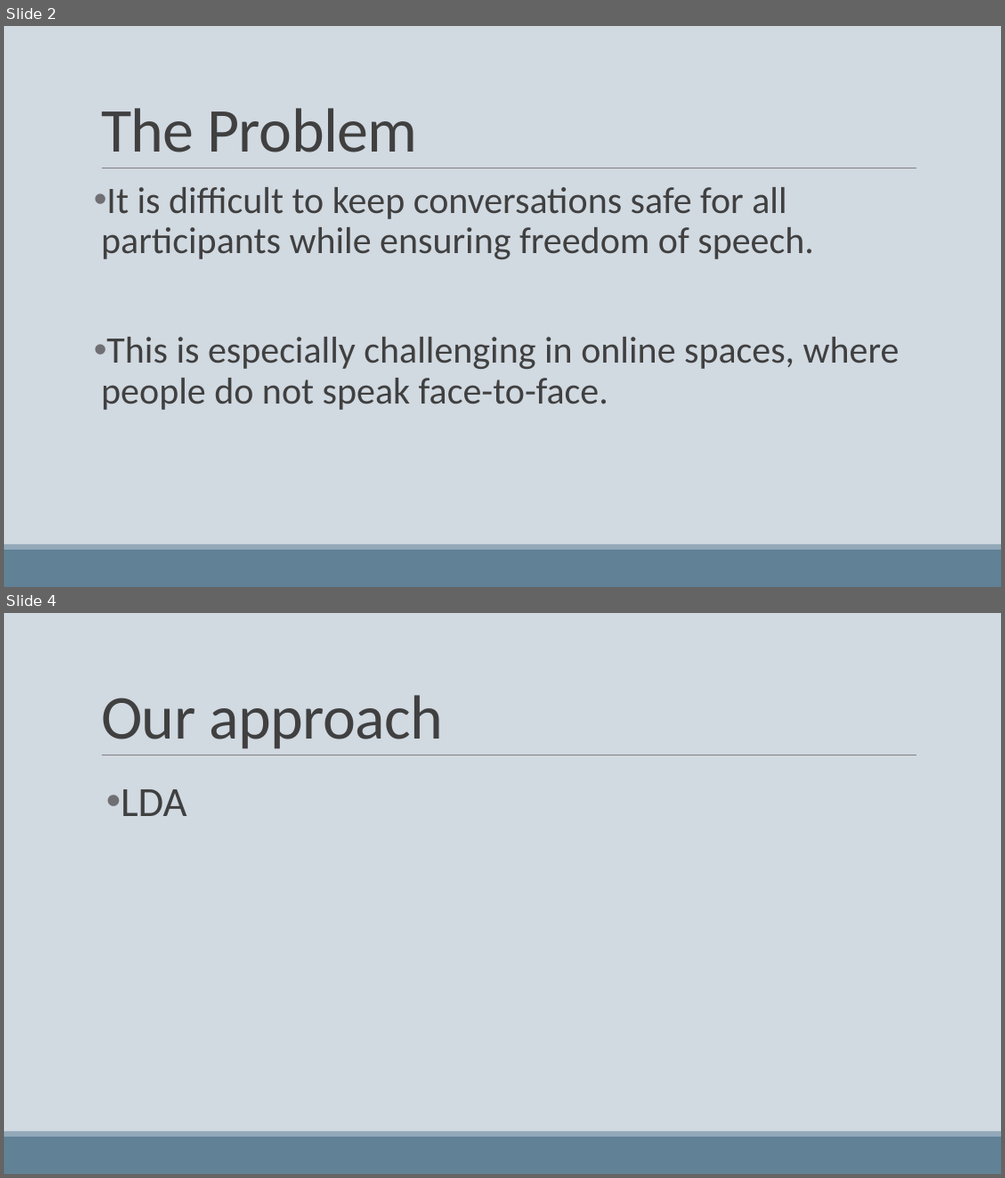
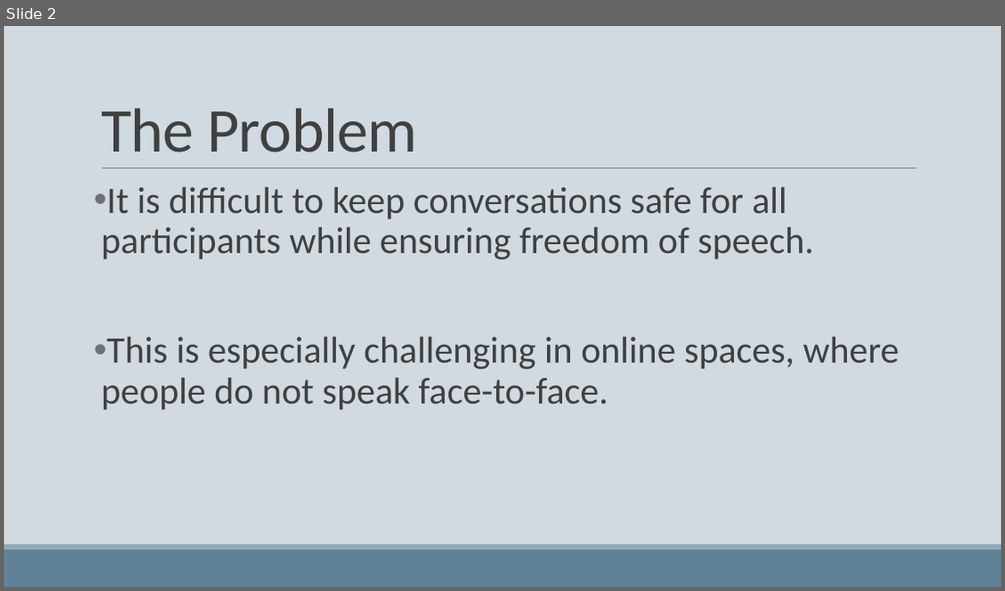
Before and after one commit to michizhou/toxic-comments-kaggle, a slide deck: hackathon_presentation.pptx. Shown one above the other, each under a label of ours: slides 2 and 4 before the commit, slide 2 after it; the slides between them are not shown. The pictures are 1005x1178 and 1005x591 pixels, drawn with LibreOffice and Linux fonts; fonts in the diff are those of the drawing. Boxes give left, top, right and bottom in pixels: in the first picture for what was removed or moved away, otherwise in the second. Text is boxed around its words. In the diff, an @@ line names an element or a change of style, - is before the commit and + after.

```diff
--- a/hackathon_presentation.pptx
+++ b/hackathon_presentation.pptx
@@ slide 4 removed at (4,613,1001,1174), background #D1D9E1; not listed: 3 template elements that a slide beside it also shows @@
@@ title removed at (101,695,443,749) @@
-Our approach
@@ text removed at (121,789,187,816) @@
-• LDA
```
Also in this commit, not shown: 1 slide changed, 5 slides added, 1 other slide removed, 1 other file.
